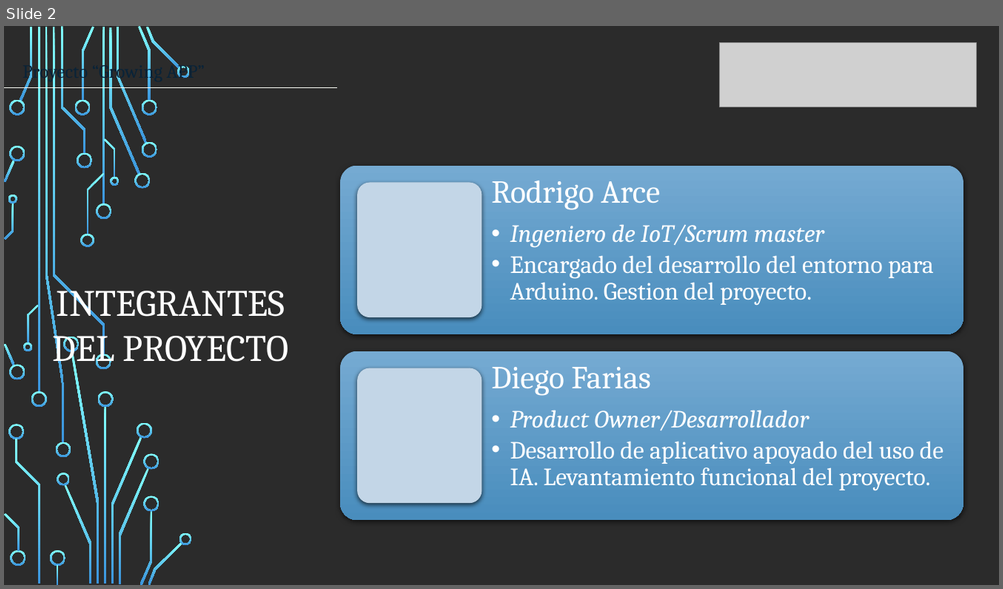
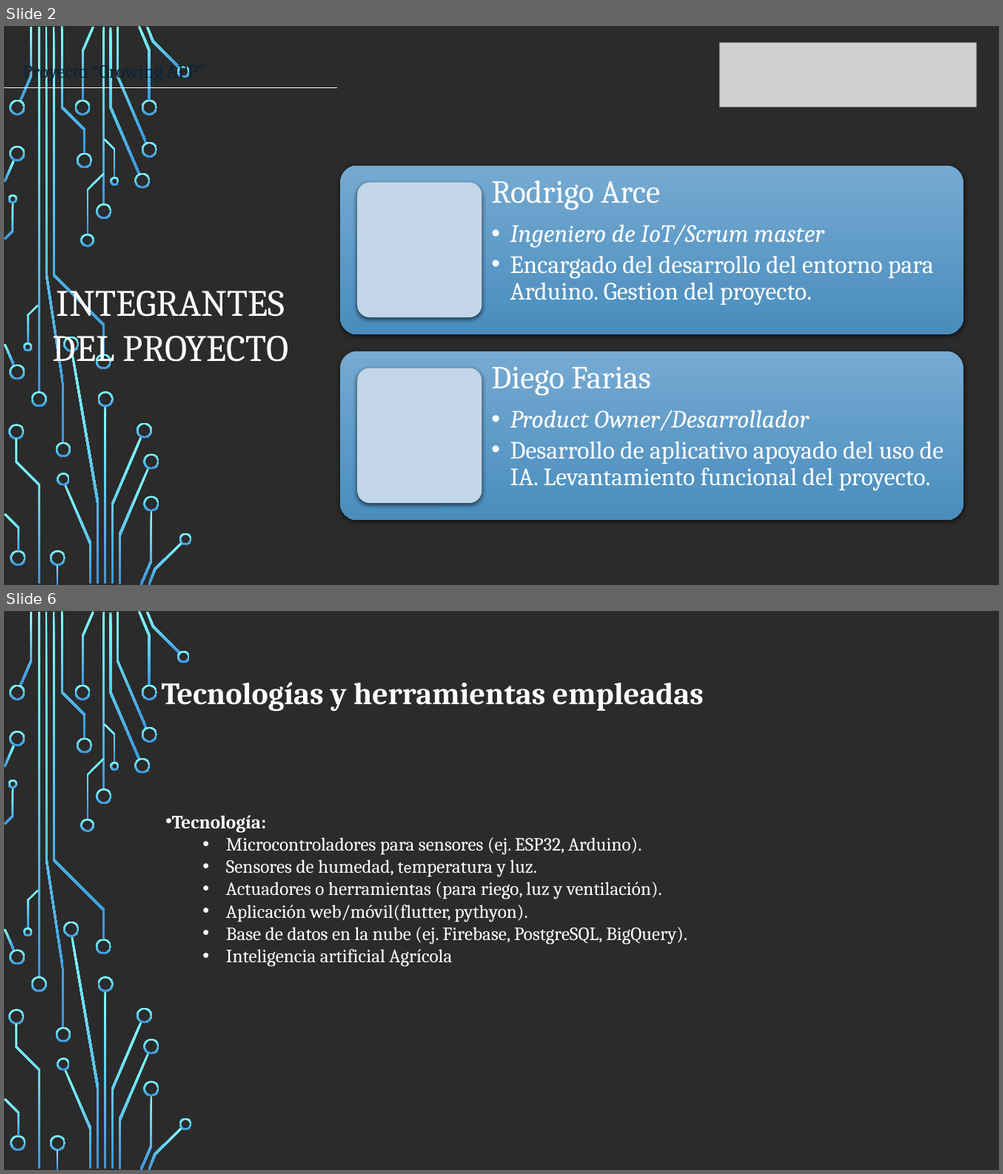
Before and after one commit to DiegoFarias19/GrowingAPP, a slide deck: Entrega Grupal/Presentacion EA1.pptx. Shown one above the other, each under a label of ours: slide 2 before the commit, slides 2 and 6 after it; the slides between them are not shown. The pictures are 1003x589 and 1003x1174 pixels, drawn with LibreOffice and Linux fonts; fonts in the diff are those of the drawing; grey boxes stand for pictures; background and template pictures are left out; a plain dark background stands for a picture behind light text. Boxes give left, top, right and bottom in pixels: in the first picture for what was removed or moved away, otherwise in the second. Text is boxed around its words. In the diff, an @@ line names an element or a change of style, - is before the commit and + after.

```diff
--- a/Entrega Grupal/Presentacion EA1.pptx
+++ b/Entrega Grupal/Presentacion EA1.pptx
@@ slide 6 added at [4, 611, 999, 1170], background picture (left out); not listed: 54 template elements that a slide beside it also shows @@
@@ subtitle added at [162, 682, 703, 712], 30 pt, text #FFFFFF, bold @@
+Tecnologías y herramientas empleadas
@@ title added at [172, 815, 687, 967], 18 pt, text #FFFFFF @@
+• Tecnología:
+  • Microcontroladores para sensores (ej. ESP32, Arduino).
+  • Sensores de humedad, temperatura y luz.
+  • Actuadores o herramientas (para riego, luz y ventilación).
+  • Aplicación web/móvil(flutter, pythyon).
+  • Base de datos en la nube (ej. Firebase, PostgreSQL, BigQuery).
+  • Inteligencia artificial Agrícola
```
Also in this commit, not shown: 5 slides changed, 2 other slides added, 1 slide removed, 4 other files.
